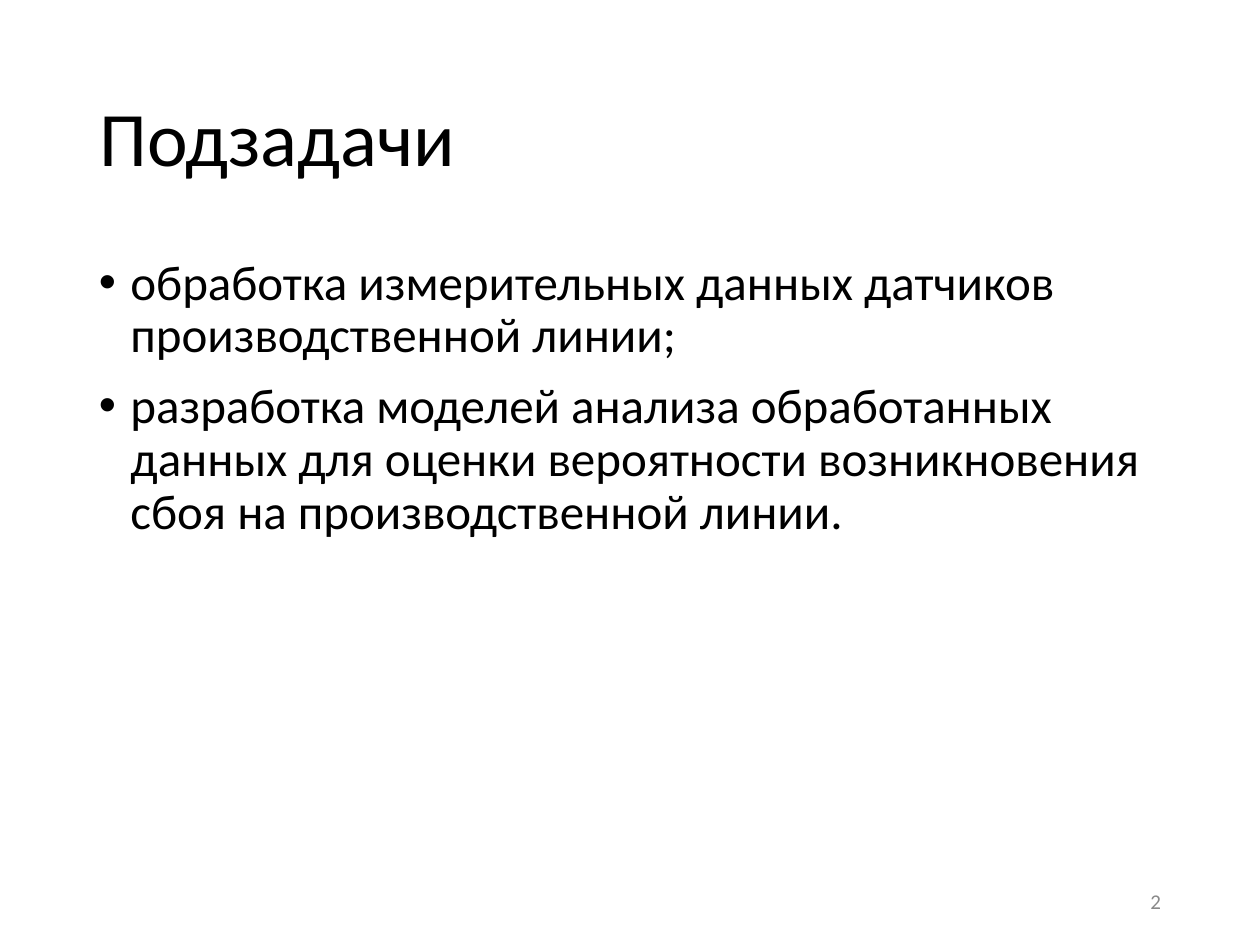
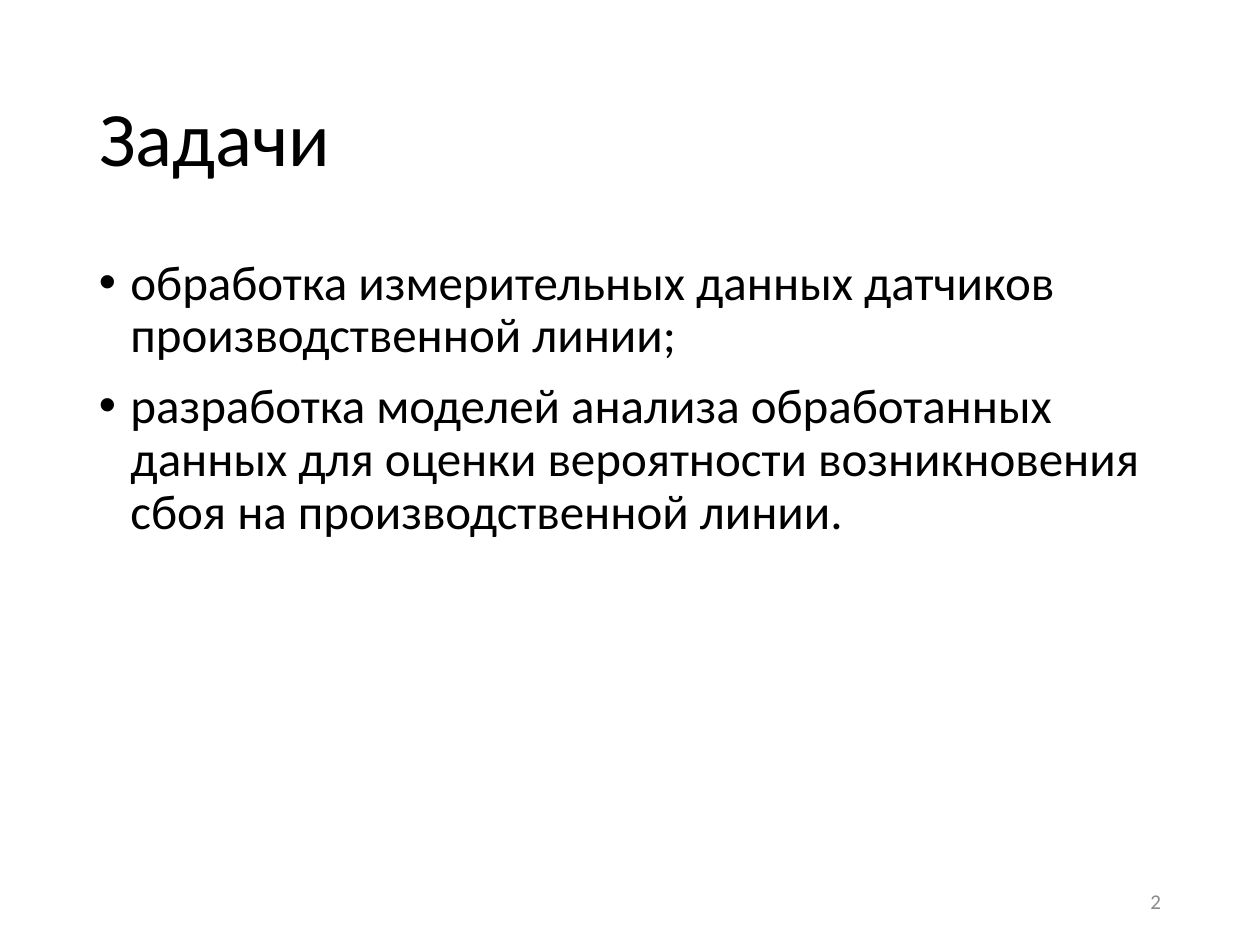
Before and after one commit to EvgeniyPrudnikov/Magistracy, a slide deck: slide 2 of Diploma/Prudnikov_pres.ppt. Drawn at 1260x945 pixels with LibreOffice and Linux fonts; fonts in the diff are those of the drawing. Boxes give left, top, right and bottom in pixels: in the first picture for what was removed or moved away, otherwise in the second. Text is boxed around its words. In the diff, an @@ line names an element or a change of style, - is before the commit and + after.

Commit message:
upd

```diff
--- a/Diploma/Prudnikov_pres.ppt
+++ b/Diploma/Prudnikov_pres.ppt
@@ title at (99,116,330,179): text changed @@
-Подзадачи
+Задачи
```
Also in this commit, not shown: 1 slide removed.
